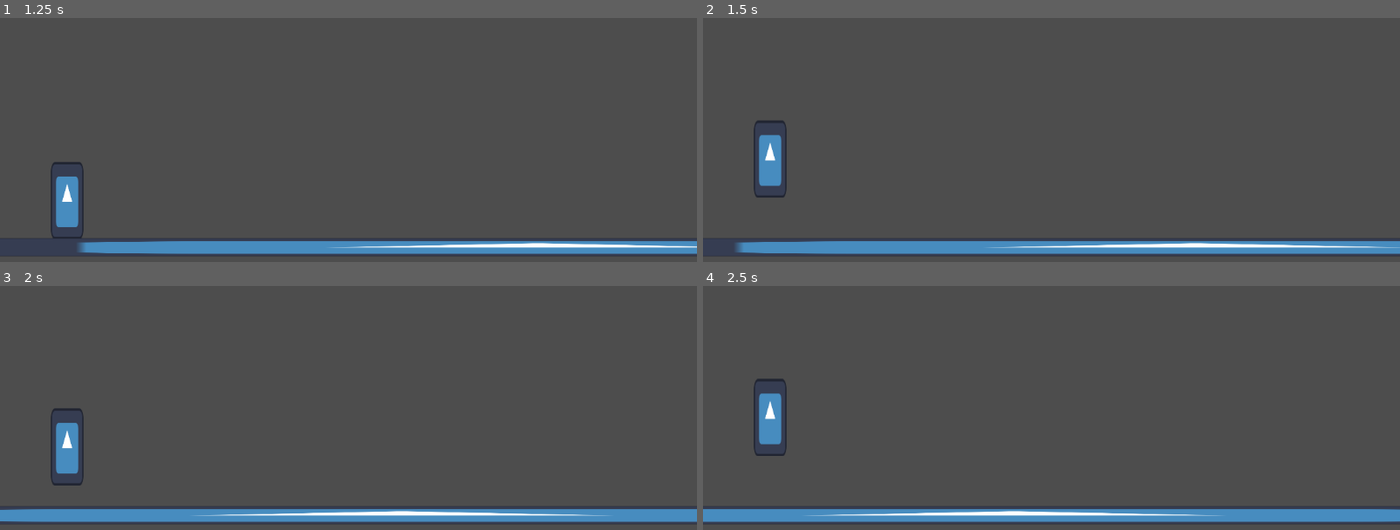
Above: before the commit, frames 1-4 (two rows, left to right).
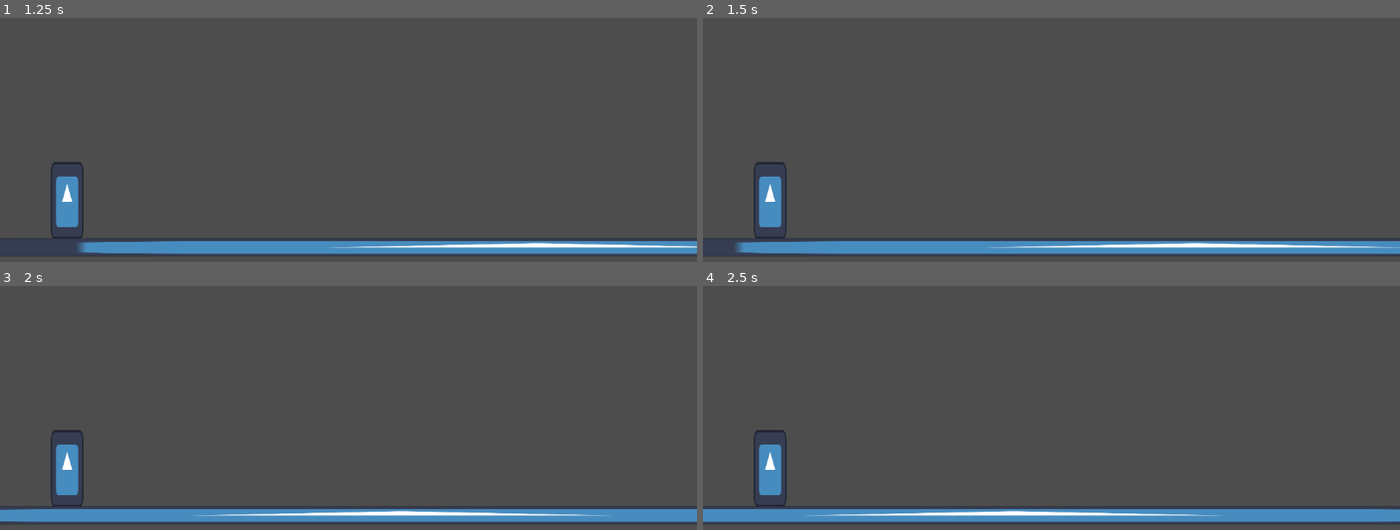
Above: after the commit, the same moments.

Repository: KeyraWebb/mobile-game-small-2025
Game: Godot game, scene res://Scenes/main_menu.tscn
Same seed, same stepped clock (60 frames per second), same inputs: the game is played once before the commit and once after it. The engine's default icon, where the game draws it, is replaced by a stand-in: a white triangle on a blue panel in a dark square.
Inputs (mouse positions are in pixels of both pictures, inside the frame that each line leads up to):
- Up to frame 1 (1.25 s): click "PLAY" at 0.5 s
- Up to frame 2 (1.5 s): tap Enter (ui_accept) at 1.25 s; move the mouse to (1204, 147) at 1.27 s; press the mouse at (1204, 147) at 1.28 s
- Up to frame 3 (2 s): tap Enter (ui_accept) at 1.52, 1.55, 1.82 s
- Up to frame 4 (2.5 s): move the mouse to (912, 454) at 2.02 s; release the mouse at (912, 454) at 2.03 s; tap Enter (ui_accept) at 2.1, 2.27 s; click (912, 454) at 2.3 s

Frame 1 is identical in both runs. In frame 2, 1.4% of the frame differs, in the area x 7-13%, y 42-91%; in frame 3, 0.9%; in frame 4, 1.7%, in the area x 7-13%, y 37-91%.

Commit message:
feat(player): player now jumps on swipe up

Diff:
--- a/infinite-runner/Scripts/camera.gd
+++ b/infinite-runner/Scripts/camera.gd
@@ -10,6 +10,8 @@
 var startPos : Vector2
 var curPos: Vector2
 var swiping = false
+signal swipeUp
+signal swipeDown
 
 # Called every frame. 'delta' is the elapsed time since the previous frame.
 func _process(delta: float) -> void:
@@ -26,10 +28,10 @@
 			curPos = get_global_mouse_position()
 			if startPos.distance_to(curPos) >= minLength: #check if swipe is long enough to be a swipe
 				if abs(startPos.x - curPos.x) <= allowance: #check if swipe is within range to be vertical
-					if startPos.y - curPos.y > 0:
-						print("swipe up")
+					if startPos.y - curPos.y > 0: # what direction?
+						swipeUp.emit()
 					else:
-						print("swipe down")
+						swipeDown.emit()
 				swiping = false
 
 	#end swipe if conditions not met
--- a/infinite-runner/Scripts/player.gd
+++ b/infinite-runner/Scripts/player.gd
@@ -3,20 +3,26 @@
 
 @export var INITIAL_SPEED = 300.0
 @export var JUMP_VELOCITY = -400.0
+@onready var camera = $Camera2D
 
+func _ready() -> void:
+	camera.swipeUp.connect(_on_swipeup.bind())
+	camera.swipeDown.connect(_on_swipedown.bind())
 
 func _physics_process(delta: float) -> void:
 	# Add the gravity.
 	if not is_on_floor():
 		velocity += get_gravity() * delta
 
-	# Handle jump.
-	#TODO: make jump and slide actions through swipe controls
-	if Input.is_action_just_pressed("ui_accept") and is_on_floor():
-		velocity.y = JUMP_VELOCITY
-
 	#infinite run
 	#TODO: make speed up over time for difficulty
 	velocity.x = 1 * INITIAL_SPEED
 
 	move_and_slide()
+
+func _on_swipeup():
+	if is_on_floor():
+		velocity.y = JUMP_VELOCITY
+
+func _on_swipedown():
+	pass
